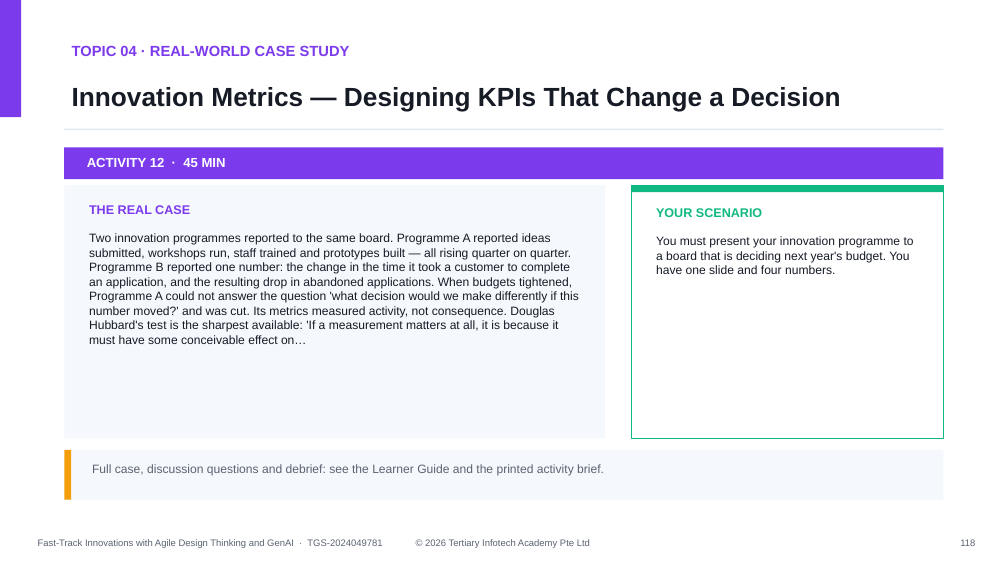
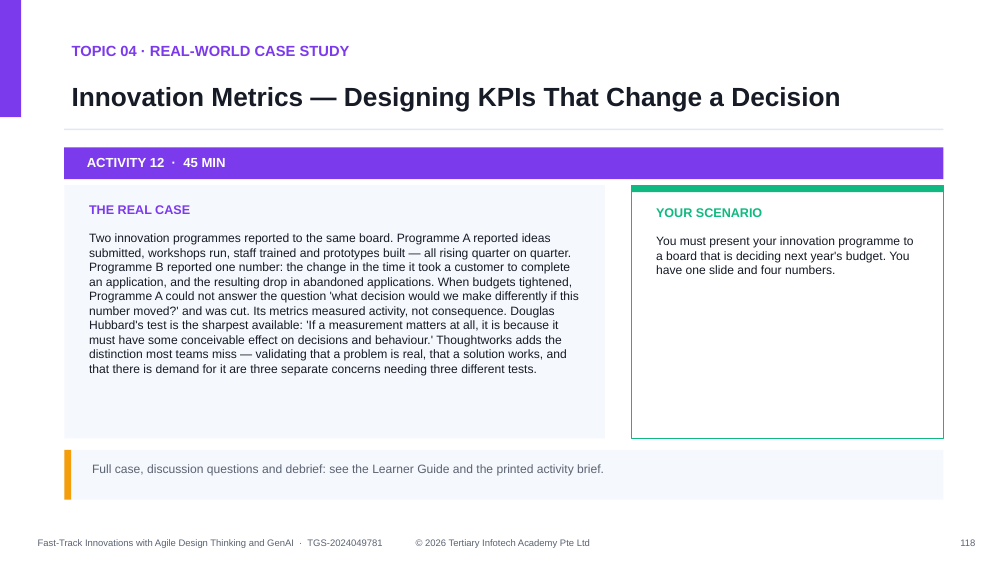
Before and after one commit to tertiarycourses/TGS-2024049781-Fast-Track-Innovations-with-Agile-Design-Thinking-and-Generative-AI, a slide deck: slide 118 of courseware/Fast-Track Innovations with Agile Design Thinking and GenAI-v4.0.pptx. Drawn at 1008x567 pixels with LibreOffice and Linux fonts; fonts in the diff are those of the drawing. Boxes give left, top, right and bottom in pixels: in the first picture for what was removed or moved away, otherwise in the second. Text is boxed around its words. In the diff, an @@ line names an element or a change of style, - is before the commit and + after.

```diff
--- a/courseware/Fast-Track Innovations with Agile Design Thinking and GenAI-v4.0.pptx
+++ b/courseware/Fast-Track Innovations with Agile Design Thinking and GenAI-v4.0.pptx
@@ text at [89,233,579,375]: text changed @@
-Two innovation programmes reported to the same board. Programme A reported ideas submitted, workshops run, staff trained and prototypes built — all rising quarter on quarter. Programme B reported one number: the change in the time it took a customer to complete an application, and the resulting drop in abandoned applications. When budgets tightened, Programme A could not answer the question 'what decision would we make differently if this number moved?' and was cut. Its metrics measured activity, not consequence. Douglas Hubbard's test is the sharpest available: 'If a measurement matters at all, it is because it must have some conceivable effect on…
+Two innovation programmes reported to the same board. Programme A reported ideas submitted, workshops run, staff trained and prototypes built — all rising quarter on quarter. Programme B reported one number: the change in the time it took a customer to complete an application, and the resulting drop in abandoned applications. When budgets tightened, Programme A could not answer the question 'what decision would we make differently if this number moved?' and was cut. Its metrics measured activity, not consequence. Douglas Hubbard's test is the sharpest available: 'If a measurement matters at all, it is because it must have some conceivable effect on decisions and behaviour.' Thoughtworks adds the distinction most teams miss — validating that a problem is real, that a solution works, and that there is demand for it are three separate concerns needing three different tests.
```
Also in this commit, not shown: 15 other slides changed, 30 other files.
